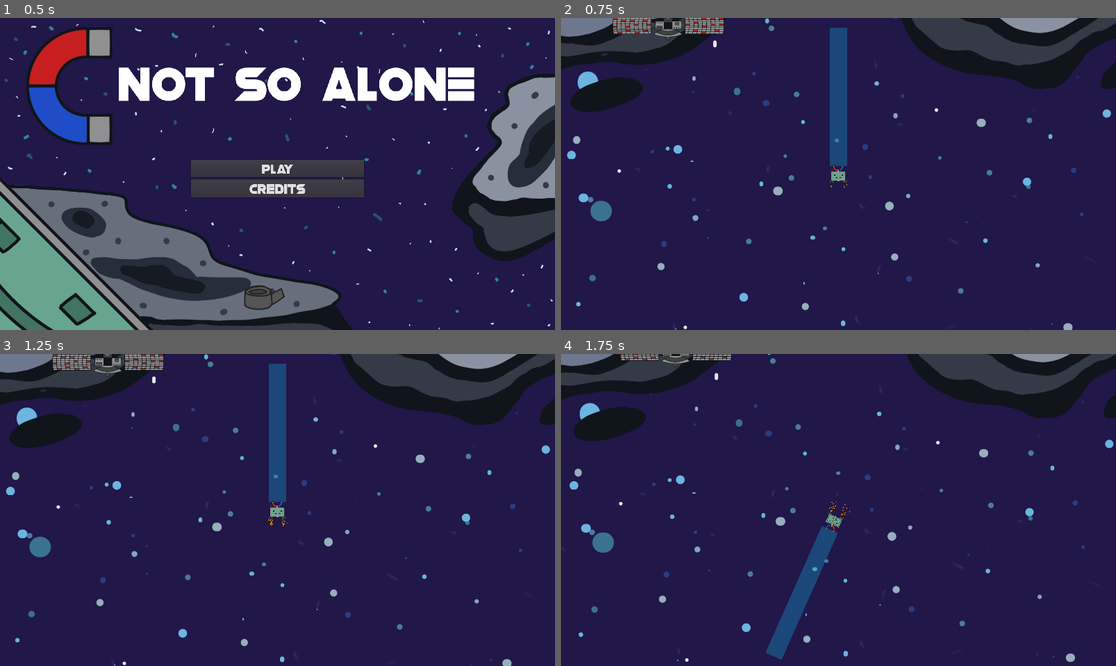
Above: before the commit, frames 1-4 (two rows, left to right).
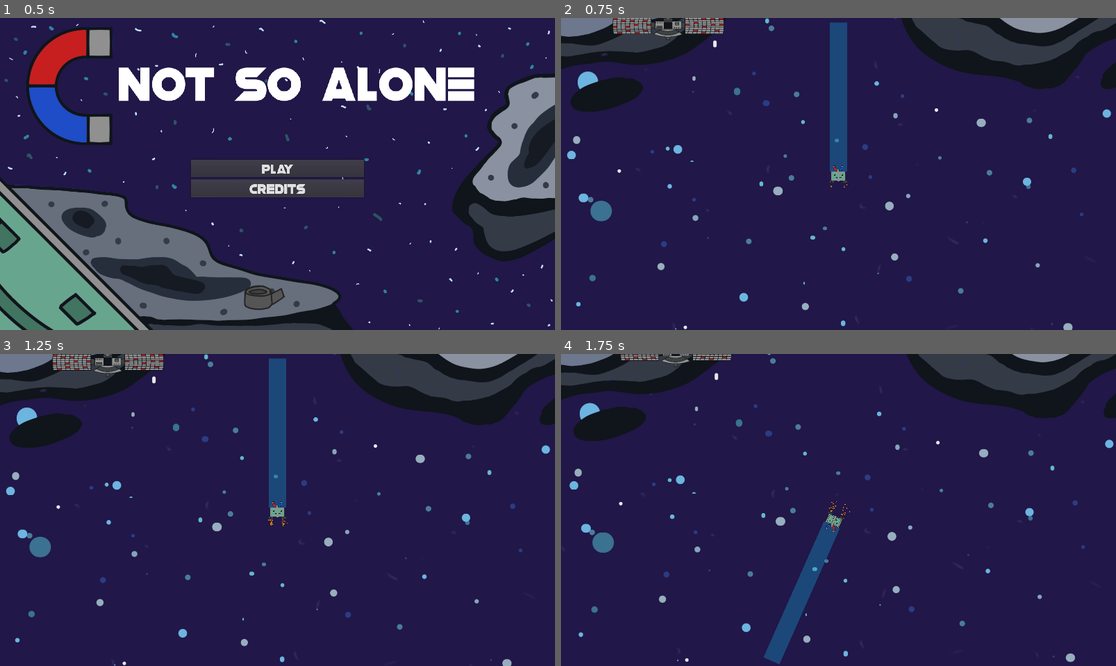
Above: after the commit, the same moments.

Repository: game-jam-team-gut/not-so-lonely
Game: Godot game, scene res://MainMenu.tscn
Same seed, same stepped clock (60 frames per second), same inputs: the game is played once before the commit and once after it.
Inputs (mouse positions are in pixels of both pictures, inside the frame that each line leads up to):
- Up to frame 1 (0.5 s): no input
- Up to frame 2 (0.75 s): click "PLAY" at 0.5 s
- Up to frame 3 (1.25 s): no input
- Up to frame 4 (1.75 s): move the mouse to (810, 572) at 1.27 s; press the mouse at (810, 572) at 1.28 s

Frame 1 is identical in both runs. In frame 2, 0.1% of the frame differs, in the area x 48-52%, y 1-50%; in frame 3, 0.1%; in frame 4, 0.1%, in the area x 36-51%, y 53-100%.

Commit message:
Fixed Magnetic Field, I hate scaling in Godot

Diff:
--- a/Space/Barney.tscn
+++ b/Space/Barney.tscn
@@ -38,44 +38,74 @@
 smoothing_enabled = true
 smoothing_speed = 3.0
 script = ExtResource( 5 )
+__meta__ = {
+"_edit_lock_": true
+}
 
 [node name="Tween" type="Tween" parent="Camera2D"]
 
 [node name="Rotates" type="Node2D" parent="."]
+__meta__ = {
+"_edit_lock_": true
+}
 
 [node name="MagneticField" type="Area2D" parent="Rotates"]
 position = Vector2( -213.425, 0.529732 )
+__meta__ = {
+"_edit_lock_": true
+}
 
 [node name="CollisionShape2D" type="CollisionShape2D" parent="Rotates/MagneticField"]
-position = Vector2( 233, -1 )
+position = Vector2( 233, -2.14577e-06 )
 shape = SubResource( 1 )
+__meta__ = {
+"_edit_lock_": true
+}
 
-[node name="Sprite" type="Sprite" parent="Rotates/MagneticField"]
-position = Vector2( 232.834, -0.785952 )
-scale = Vector2( 0.00714595, 0.060835 )
+[node name="Sprite" type="Sprite" parent="Rotates/MagneticField/CollisionShape2D"]
+position = Vector2( 0, -0.529732 )
+scale = Vector2( 0.00683013, 0.060221 )
 texture = ExtResource( 2 )
+__meta__ = {
+"_edit_lock_": true
+}
 
 [node name="StickingField" type="Area2D" parent="Rotates"]
+__meta__ = {
+"_edit_lock_": true
+}
 
 [node name="CollisionShape2D" type="CollisionShape2D" parent="Rotates/StickingField"]
 shape = SubResource( 2 )
+__meta__ = {
+"_edit_lock_": true
+}
 
 [node name="Sprite" type="Sprite" parent="Rotates"]
 position = Vector2( -0.500565, -0.500565 )
 scale = Vector2( 0.0763177, 0.0763177 )
 texture = ExtResource( 1 )
+__meta__ = {
+"_edit_lock_": true
+}
 
 [node name="Particles2D" type="Particles2D" parent="Rotates/Sprite"]
 position = Vector2( -508.577, -306.505 )
 scale = Vector2( 13.1031, 13.1031 )
 amount = 16
 process_material = SubResource( 5 )
+__meta__ = {
+"_edit_lock_": true
+}
 
 [node name="Particles2D2" type="Particles2D" parent="Rotates/Sprite"]
 position = Vector2( -535.565, 299.119 )
 scale = Vector2( 13.1031, 13.1031 )
 amount = 16
 process_material = SubResource( 5 )
+__meta__ = {
+"_edit_lock_": true
+}
 
 [connection signal="robot_sticked" from="." to="Camera2D" method="_on_Barney_robot_sticked"]
 [connection signal="area_entered" from="Rotates/StickingField" to="." method="_on_StickingField_area_entered"]
--- a/Space/Barney/Barney.gd
+++ b/Space/Barney/Barney.gd
@@ -3,11 +3,11 @@
 signal robot_sticked(pos)
 
 onready var magneticFieldcollisionShape2D = get_node("Rotates/MagneticField/CollisionShape2D")
-onready var magneticFieldSprite = get_node("Rotates/MagneticField/Sprite")
+onready var magneticFieldSprite = get_node("Rotates/MagneticField/CollisionShape2D/Sprite")
 onready var stickedRobotScene = preload("res://Space/StickedRobot.tscn")
 
 export (int) var speed = 200
-export (int) var magneticFieldForceFactor = 3
+export (int) var magneticFieldForceFactor = 4
 
 var targetPosition = Vector2()
 var velocity = Vector2()
@@ -47,10 +47,13 @@
 	checkMagneticFieldType()
 
 func updateMagneticFieldSize():
-	magneticFieldcollisionShape2D.shape.extents.x += get_viewport().size.x * 0.25 * get_node("Camera2D").zoom.x - magneticFieldcollisionShape2D.position.x
-	magneticFieldcollisionShape2D.position.x = get_viewport().size.x * 0.25 * get_node("Camera2D").zoom.x
-	magneticFieldSprite.scale.x += (get_viewport().size.x * 0.25 * get_node("Camera2D").zoom.x / 3000) - magneticFieldSprite.scale.x
-	magneticFieldSprite.position.x = get_viewport().size.x * 0.25 * get_node("Camera2D").zoom.x
+	var sizeChange = get_viewport().size.x * 0.25 * get_node("Camera2D").zoom.x
+	magneticFieldcollisionShape2D.shape.extents.x += sizeChange - magneticFieldcollisionShape2D.position.x
+	magneticFieldcollisionShape2D.position.x = sizeChange
+	magneticFieldSprite.scale.x = 2 * magneticFieldcollisionShape2D.shape.extents.x / magneticFieldSprite.get_texture().get_size().x
+
+func _ready():
+	updateMagneticFieldSize()
 
 func checkMagneticFieldContents(delta):
 	if get_node("Rotates/MagneticField").get_overlapping_areas().size() > 0:
@@ -63,7 +66,6 @@
 		velocity = move_and_slide(velocity)
 
 func _physics_process(delta):
-	updateMagneticFieldSize()
 	checkMagneticFieldContents(delta)
 	getInput()
 	move()
--- a/Space/Barney/CameraControl.gd
+++ b/Space/Barney/CameraControl.gd
@@ -18,6 +18,7 @@
 		zoom_tween.EASE_OUT
 	)
 	zoom_tween.start()
+	get_parent().updateMagneticFieldSize()
 
 func _on_Barney_robot_sticked(pos):
 	viewport_size_quarter = get_viewport().size * 0.5 * zoom
